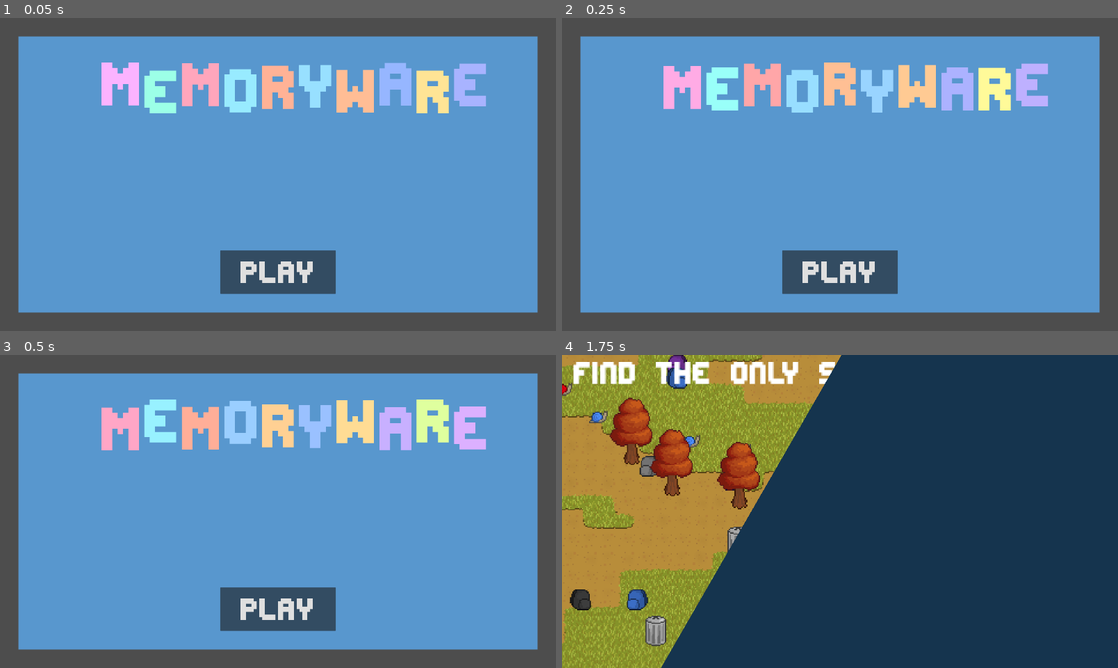
Above: before the commit, frames 1-4 (two rows, left to right).
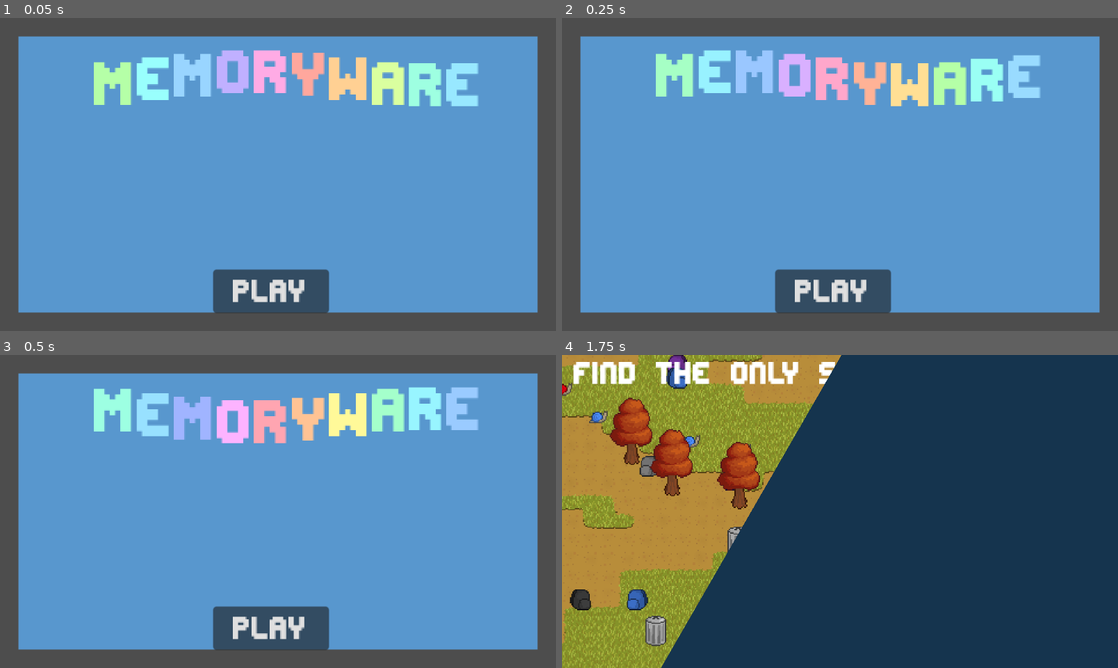
Above: after the commit, the same moments.

Repository: M5-Maniac/Hackathon-26
Game: Godot game, scene res://main_menu.tscn
Same seed, same stepped clock (60 frames per second), same inputs: the game is played once before the commit and once after it.
Inputs (mouse positions are in pixels of both pictures, inside the frame that each line leads up to):
- Up to frame 1 (0.05 s): no input
- Up to frame 2 (0.25 s): no input
- Up to frame 3 (0.5 s): no input
- Up to frame 4 (1.75 s): click "PLAY" at 0.5 s; tap Enter at 1.25 s; move the mouse to (962, 495) at 1.27 s; click (962, 495) at 1.42 s

The runs differ from the first frame. In frame 1, 12% of the frame differs, in the area x 16-88%, y 10-95%; in frame 2, 12%; in frame 3, 13%; in frame 4, nothing differs.

Commit message:
smaller main menu scale
makes it easier to work with for props

Diff:
--- a/memoryware/main_menu.gd
+++ b/memoryware/main_menu.gd
@@ -13,7 +13,7 @@
 # Called every frame. 'delta' is the elapsed time since the previous frame.
 func _process(delta: float) -> void:
 	if transitioning:
-		transition.position = transition.position.move_toward(Vector2(300,-1000),100)
+		transition.position = transition.position.move_toward(Vector2(-147,-362),25)
 
 
 
--- a/memoryware/main_menu.tscn
+++ b/memoryware/main_menu.tscn
@@ -13,10 +13,15 @@
 script = ExtResource("1_7vrkn")
 
 [node name="ColorRect" type="ColorRect" parent="." unique_id=854708402]
+z_index = -1
 layout_mode = 1
 anchors_preset = 15
 anchor_right = 1.0
 anchor_bottom = 1.0
+offset_left = -224.0
+offset_top = -119.0
+offset_right = -1568.0
+offset_bottom = -833.0
 grow_horizontal = 2
 grow_vertical = 2
 color = Color(0.34576565, 0.5917406, 0.8080616, 1)
@@ -26,13 +31,17 @@
 anchors_preset = 15
 anchor_right = 1.0
 anchor_bottom = 1.0
+offset_left = -270.0
+offset_top = -143.0
+offset_right = -1534.0
+offset_bottom = -817.0
 grow_horizontal = 2
 grow_vertical = 2
 pivot_offset_ratio = Vector2(0.5, 0.5)
-theme_override_constants/margin_left = 64
-theme_override_constants/margin_top = 64
-theme_override_constants/margin_right = 64
-theme_override_constants/margin_bottom = 64
+theme_override_constants/margin_left = 16
+theme_override_constants/margin_top = 32
+theme_override_constants/margin_right = 16
+theme_override_constants/margin_bottom = 16
 
 [node name="Title" type="RichTextLabel" parent="MarginContainer" unique_id=147502076]
 texture_filter = 1
@@ -41,19 +50,20 @@
 theme_override_colors/default_color = Color(1.0588765e-06, 0.5708938, 0.6815857, 1)
 theme_override_constants/line_separation = 10
 theme_override_fonts/normal_font = ExtResource("1_06t4h")
-theme_override_font_sizes/normal_font_size = 256
+theme_override_font_sizes/normal_font_size = 64
 bbcode_enabled = true
-text = "[wave amp=140 freq=7 connected=1][rainbow freq=0.2 sat=0.4 val=1 speed=1.0] MEMORYWARE"
+text = "[wave amp=60
+ freq=7 connected=1][rainbow freq=0.2 sat=0.4 val=1 speed=1.0] MEMORYWARE"
 horizontal_alignment = 1
 
 [node name="PlayButton" type="Button" parent="MarginContainer" unique_id=2020788481]
 z_index = 100
-custom_minimum_size = Vector2(400, 150)
+custom_minimum_size = Vector2(100, 37.5)
 layout_mode = 2
 size_flags_horizontal = 4
 size_flags_vertical = 8
 theme_override_fonts/font = ExtResource("1_06t4h")
-theme_override_font_sizes/font_size = 128
+theme_override_font_sizes/font_size = 32
 text = "PLAY"
 
 [node name="TransitionTimer" type="Timer" parent="." unique_id=1365911821]
@@ -64,14 +74,17 @@
 anchors_preset = 15
 anchor_right = 1.0
 anchor_bottom = 1.0
-offset_left = -1801.0
-offset_top = -2147.0
-offset_right = -1093.0
-offset_bottom = -1099.0
+offset_left = -690.0
+offset_top = -654.0
+offset_right = -1857.0
+offset_bottom = -1106.0
 grow_horizontal = 2
 grow_vertical = 2
 rotation = 0.5235988
 color = Color(0.08365663, 0.204007, 0.30549613, 1)
 
+[node name="Camera2D" type="Camera2D" parent="." unique_id=840952233]
+zoom = Vector2(4, 4)
+
 [connection signal="pressed" from="MarginContainer/PlayButton" to="." method="_on_button_pressed"]
 [connection signal="timeout" from="TransitionTimer" to="." method="_on_transition_timer_timeout"]
